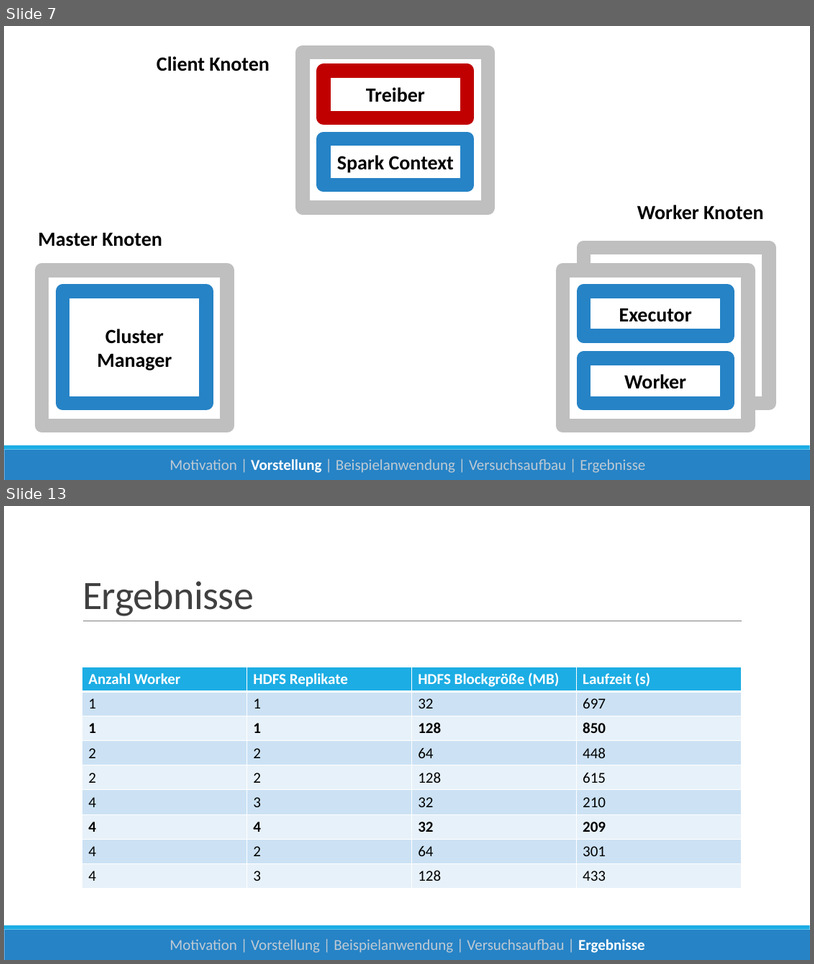
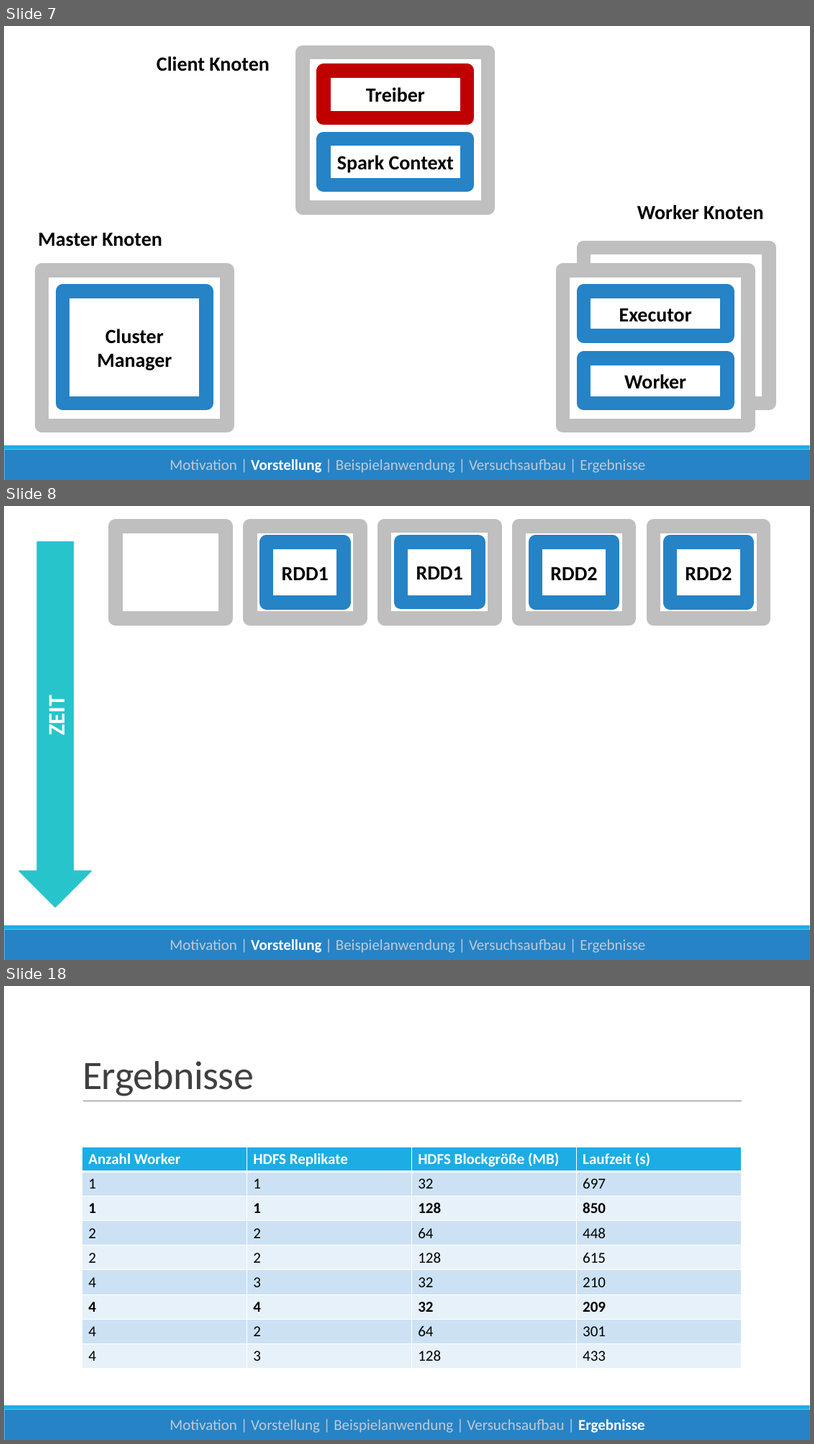
Before and after one commit to danck/bachelor_thesis, a slide deck: 0 - Entwürfe/Skalierbare Datenanalyse mit Apache Spark.pptx. Shown one above the other, each under a label of ours: slides 7 and 13 before the commit, slides 7, 8 and 18 after it; the slides between them are not shown. The pictures are 814x964 and 814x1444 pixels, drawn with LibreOffice and Linux fonts; fonts in the diff are those of the drawing. Boxes give left, top, right and bottom in pixels: in the first picture for what was removed or moved away, otherwise in the second. Text is boxed around its words. In the diff, an @@ line names an element or a change of style, - is before the commit and + after.

```diff
--- a/0 - Entwürfe/Skalierbare Datenanalyse mit Apache Spark.pptx
+++ b/0 - Entwürfe/Skalierbare Datenanalyse mit Apache Spark.pptx
@@ slide 8 added at [4,506,810,960], background #FFFFFF at 52% opacity; not listed: 2 template elements that a slide beside it also shows @@
@@ rectangle added at [116,526,226,618], fill #FFFFFF, outline #BFBFBF 16.75 pt @@
@@ rectangle added at [250,526,360,618], fill #FFFFFF, outline #BFBFBF 16.75 pt @@
@@ rectangle added at [384,526,494,618], fill #FFFFFF, outline #BFBFBF 16.75 pt @@
@@ rectangle added at [520,526,630,618], fill #FFFFFF, outline #BFBFBF 16.75 pt @@
@@ rectangle added at [653,526,764,618], fill #FFFFFF, outline #BFBFBF 16.75 pt @@
@@ down arrow added at [19,542,91,906], fill #28C4CC, outline #28C4CC 1.25 pt, 28 pt, text #FFFFFF, bold @@
+ZEIT
@@ rectangle added at [267,542,344,602], fill #FFFFFF, outline #2683C6 16.75 pt, 24 pt, text #000000, bold @@
+RDD1
@@ rectangle added at [401,542,479,602], fill #FFFFFF, outline #2683C6 16.75 pt, 24 pt, text #000000, bold @@
+RDD1
@@ rectangle added at [536,542,613,602], fill #FFFFFF, outline #2683C6 16.75 pt, 24 pt, text #000000, bold @@
+RDD2
@@ rectangle added at [671,542,748,602], fill #FFFFFF, outline #2683C6 16.75 pt, 24 pt, text #000000, bold @@
+RDD2
@@ rectangle added at [70,602,748,633], fill #FFFFFF @@
@@ text added at [170,939,646,952], 18 pt, text #BECAD4 @@
+Motivation | Vorstellung | Beispielanwendung | Versuchsaufbau | Ergebnisse
@@ what was slide 13 is now slide 18 @@
```
Also in this commit, not shown: 5 slides changed, 9 other slides added, 3 slides removed.
